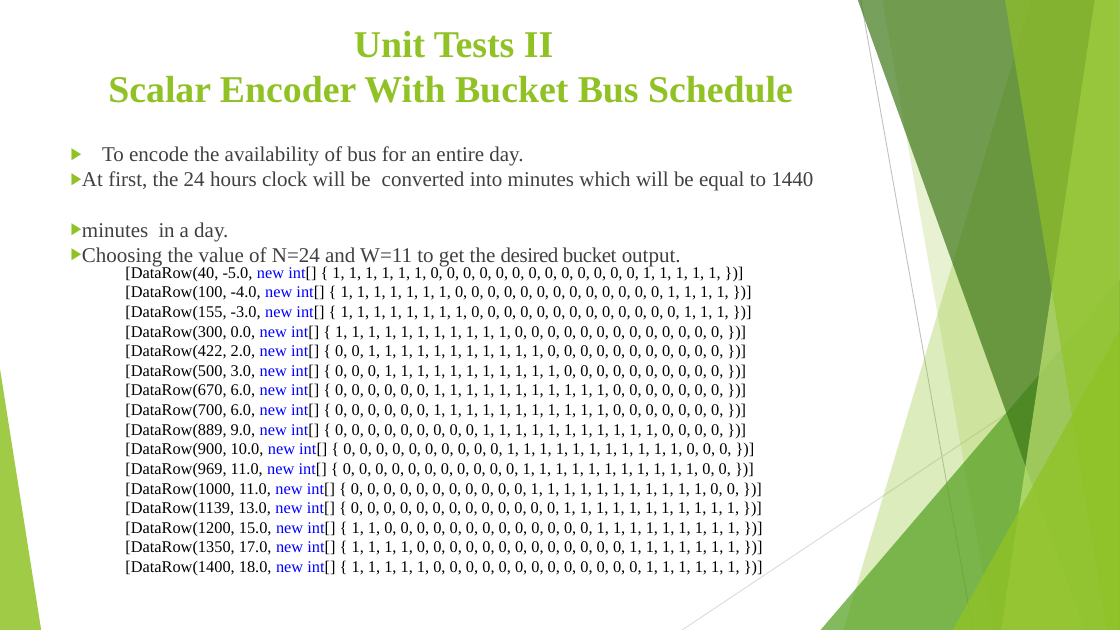
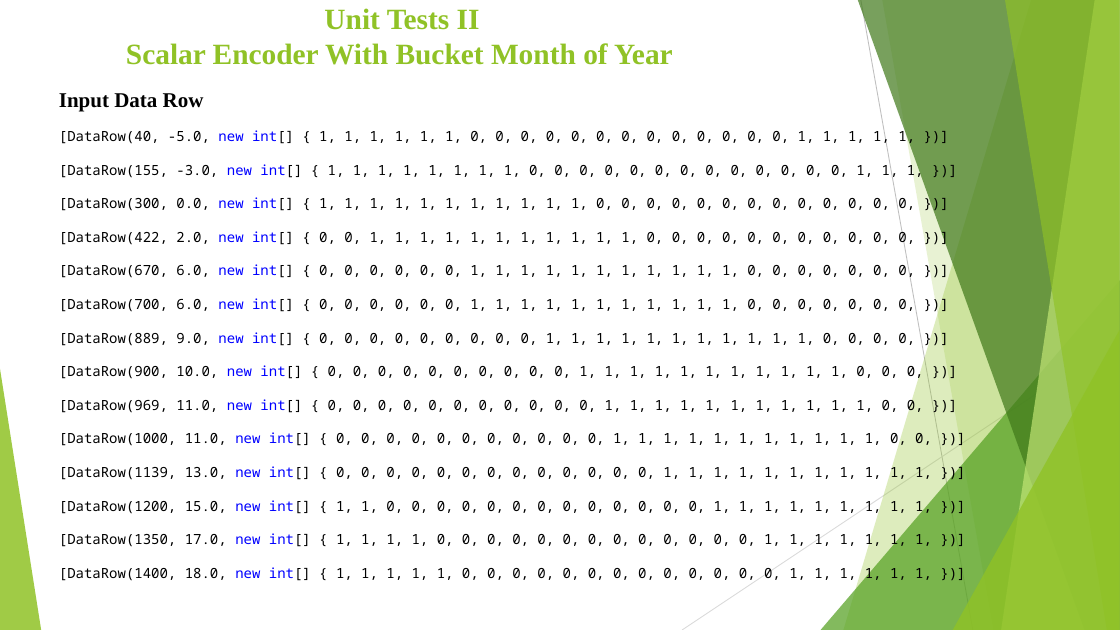
Before and after one commit to AqibJaved123/neocortexapi_Team_ScalarEncoder, a slide deck: slide 10 of source/Team_ScalarEcoder_Documentation/Scalar Encoder with Buckets (1).pptx (slide 8 before the commit). Drawn at 1120x630 pixels with LibreOffice and Linux fonts; fonts in the diff are those of the drawing. Boxes give left, top, right and bottom in pixels: in the first picture for what was removed or moved away, otherwise in the second. Text is boxed around its words. In the diff, an @@ line names an element or a change of style, - is before the commit and + after.

```diff
--- a/source/Team_ScalarEcoder_Documentation/Scalar Encoder with Buckets (1).pptx
+++ b/source/Team_ScalarEcoder_Documentation/Scalar Encoder with Buckets (1).pptx
@@ title at (126,8,673,65): text changed; size 32.4 to 25.2 pt @@
-Unit Tests II
-Scalar Encoder With Bucket Bus Schedule
+Unit Tests II
+Scalar Encoder With Bucket Month of Year
@@ text added at (59,93,204,111), 18 pt, text #000000, bold @@
+Input Data Row
@@ text "[DataRow(40, -5.0, new int[] { ...": place and size @@
-text "[DataRow(40, -5.0, new int[] { ..." at (125,265,739,575)
+text "[DataRow(40, -5.0, new int[] { ..." at (59,127,932,581)
@@ text "[DataRow(40, -5.0, new int[] { ..." at (59,127,932,581): size 14 to 12 pt, font Times New Roman to Noto Sans Mono @@
@@ text removed at (82,146,814,267) @@
-▶ To encode the availability of bus for an entire day.
-▶ At first, the 24 hours clock will be converted into minutes which will be equal to 1440
-▶ minutes in a day.
-▶ Choosing the value of N=24 and W=11 to get the desired bucket output.
@@ text at (125,285,729,300): paragraph removed @@
-[DataRow(100, -4.0, new int[] { 1, 1, 1, 1, 1, 1, 1, 0, 0, 0, 0, 0, 0, 0, 0, 0, 0, 0, 0, 0, 1, 1, 1, 1, })]
@@ text at (125,364,723,379): paragraph removed @@
-[DataRow(500, 3.0, new int[] { 0, 0, 0, 1, 1, 1, 1, 1, 1, 1, 1, 1, 1, 1, 0, 0, 0, 0, 0, 0, 0, 0, 0, 0, })]
```
Also in this commit, not shown: 3 other slides changed, 16 slides added, 20 slides removed.
